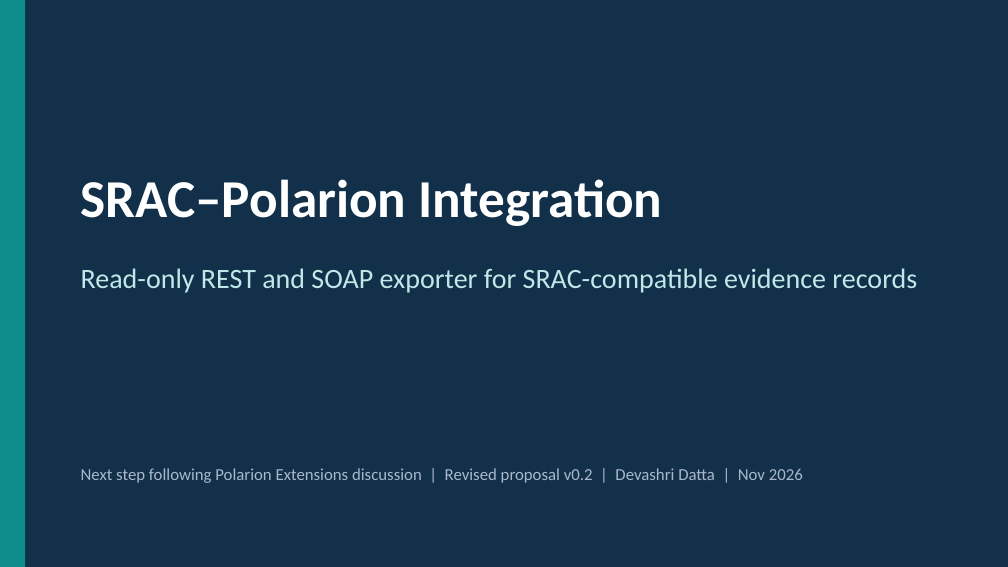
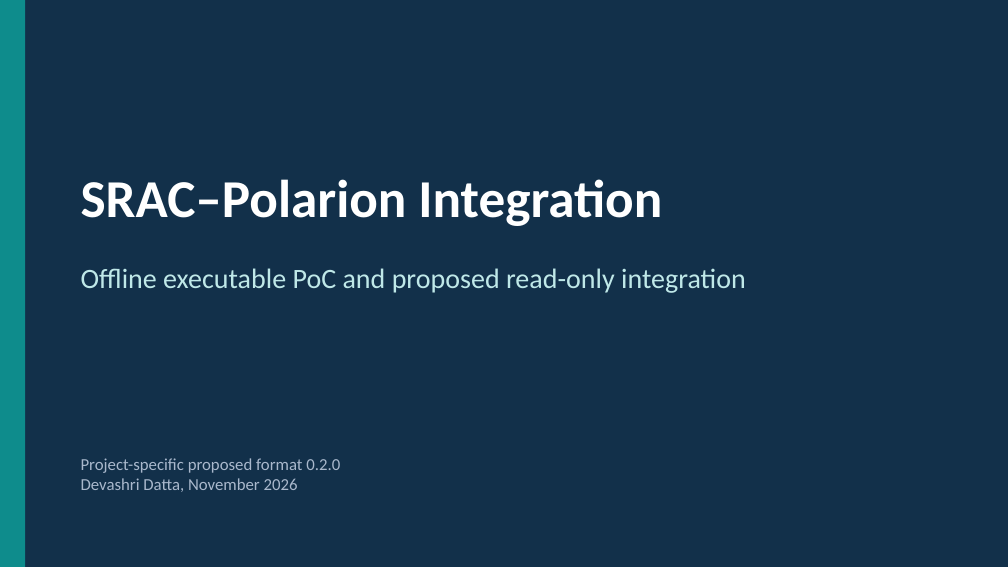
Before and after one commit to SRAC-Project/srac-polarion, a slide deck: slide 1 of presentations/SRAC_Polarion_Integration v3.pptx. Drawn at 1008x567 pixels with LibreOffice and Linux fonts; fonts in the diff are those of the drawing. Boxes give left, top, right and bottom in pixels: in the first picture for what was removed or moved away, otherwise in the second. Text is boxed around its words. In the diff, an @@ line names an element or a change of style, - is before the commit and + after.

Commit message:
Address evidence review with versioned contracts and coherent bundles

```diff
--- a/presentations/SRAC_Polarion_Integration v3.pptx
+++ b/presentations/SRAC_Polarion_Integration v3.pptx
@@ text at (81, 268, 746, 293): text changed @@
-Read-only REST and SOAP exporter for SRAC-compatible evidence records
+Offline executable PoC and proposed read-only integration
@@ text at (81, 458, 340, 492): text changed @@
-Next step following Polarion Extensions discussion | Revised proposal v0.2 | Devashri Datta | Nov 2026
+Project-specific proposed format 0.2.0
+Devashri Datta, November 2026
```
Also in this commit, not shown: 6 other slides changed, 5 slides added, 5 slides removed, 31 other files.
